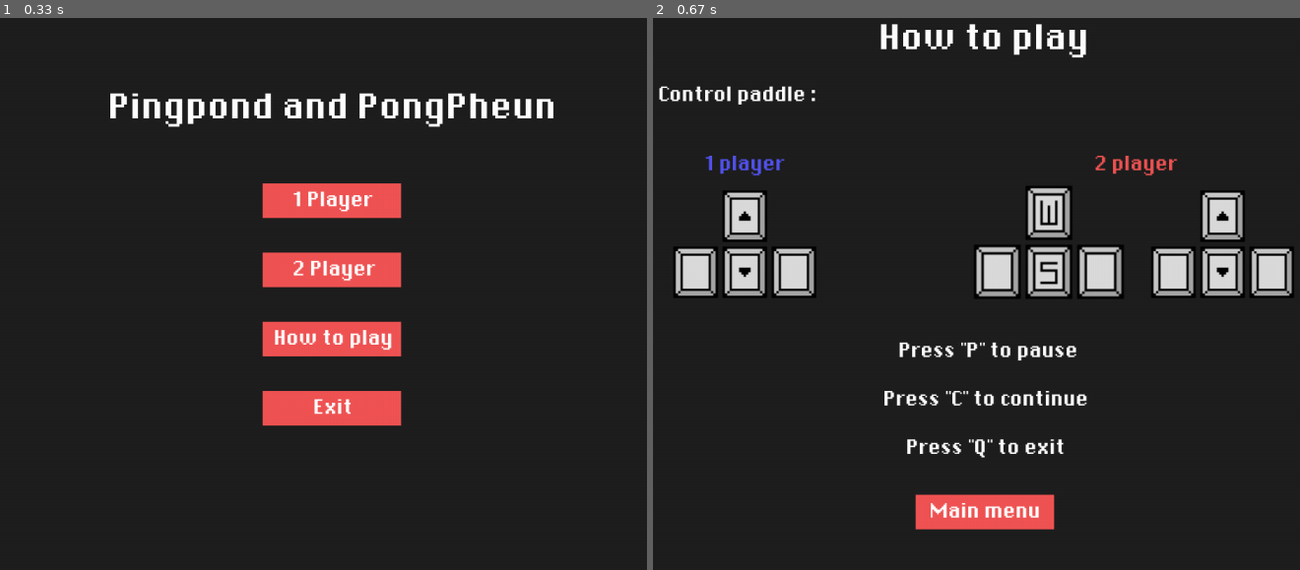
Above: before the commit, frames 1-2 (left to right).
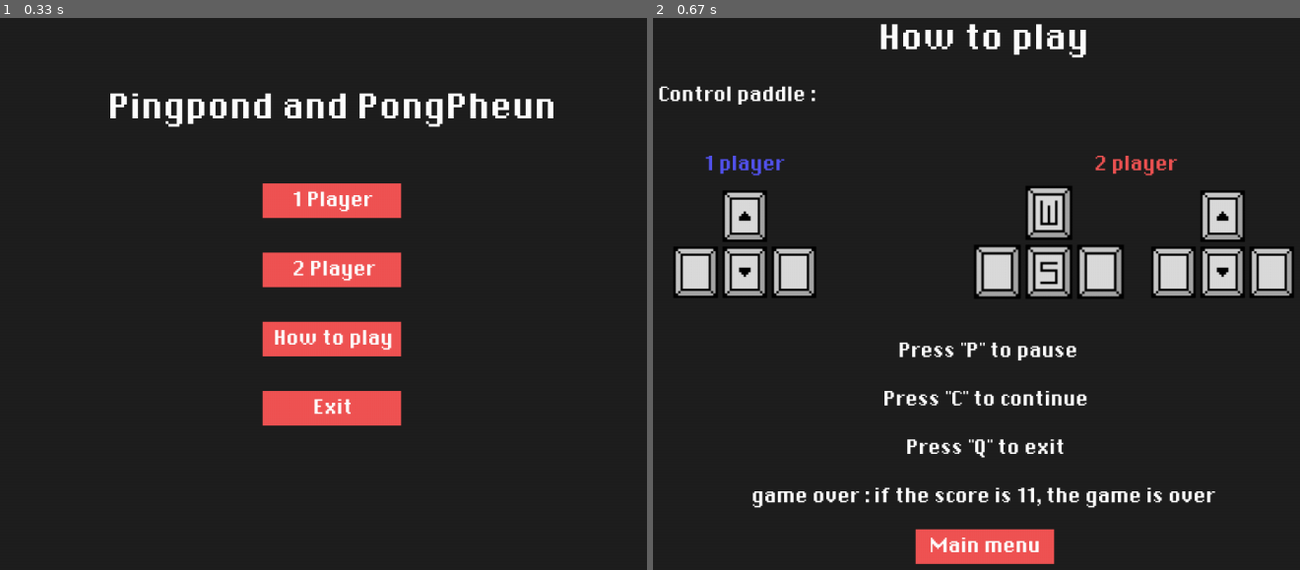
Above: after the commit, the same moments.

Repository: Ming148/PSIT-project-pong
Game: pygame game, started from before final pong.py
The game is run twice, just before and just after one commit, with the same random seed, the same clock (stepped at 60 frames per second) and the same inputs.
Inputs:
- Up to frame 1 (0.33 s): no input
- Up to frame 2 (0.67 s): click "How to play" at 0.38 s

Frame 1 is identical in both runs. In frame 2, 3.5% of the frame differs, in the area x 15-87%, y 85-99%.

Commit message:
Update game over

Diff:
--- a/before final pong.py
+++ b/before final pong.py
@@ -98,7 +98,7 @@
         screen.blit(key_arrow, (860, 350))
         screen.blit(key_wasd, (580, 339))
 
-        button = pygame.Rect(540, 800, 200, 50)
+        button = pygame.Rect(540, 850, 200, 50)
         if button.collidepoint((mx, my)):
             if click:
                 main_manu()
@@ -115,7 +115,9 @@
                   (255, 255, 255), screen, 495, 650)
         draw_text("Press \"Q\" to exit", font_s,
                   (255, 255, 255), screen, 528, 720)
-        draw_text("Main menu", font_s, (255, 255, 255), screen, 562, 812)
+        draw_text("game over : if the score is 11, the game is over", font_s,
+                  (255, 255, 255), screen, 305, 790)
+        draw_text("Main menu", font_s, (255, 255, 255), screen, 562, 862)
 
         for event in pygame.event.get():
             if event.type == pygame.QUIT:
